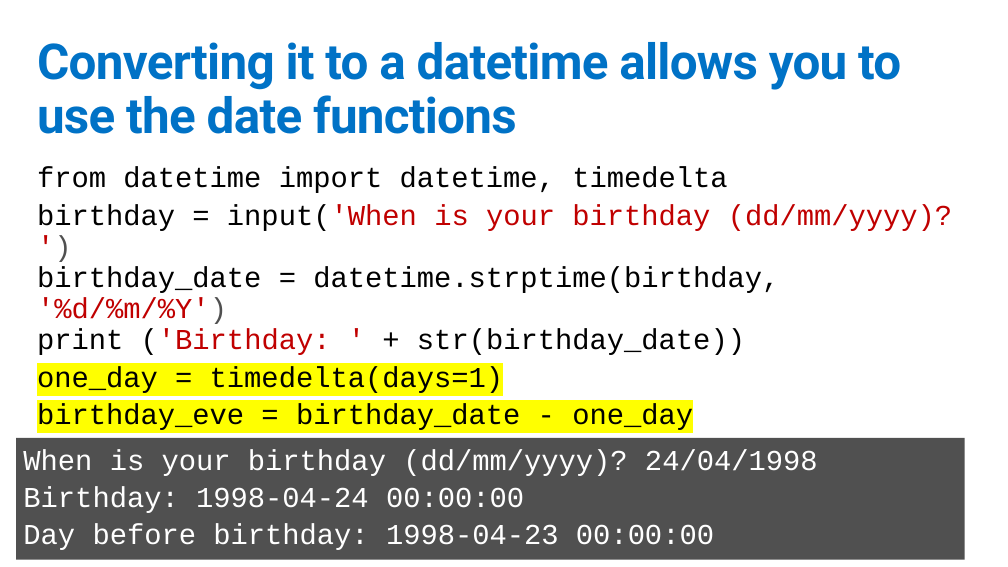
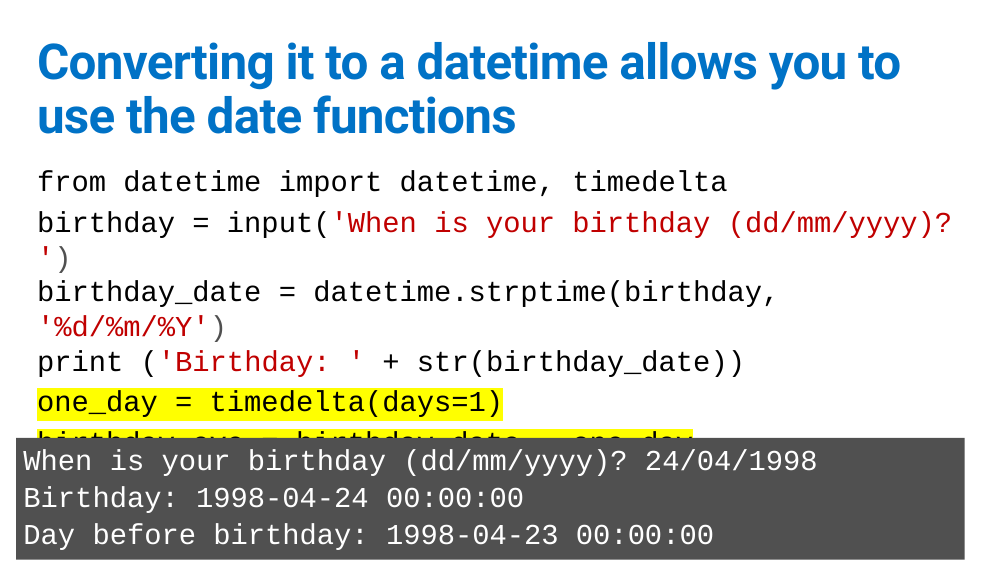
Before and after one commit to GeekTrainer/python-getting-started, a slide deck: slide 6 of Slides/6 - Dates.pptx. Drawn at 1008x567 pixels with LibreOffice and Linux fonts; fonts in the diff are those of the drawing. Boxes give left, top, right and bottom in pixels: in the first picture for what was removed or moved away, otherwise in the second. Text is boxed around its words. In the diff, an @@ line names an element or a change of style, - is before the commit and + after.

```diff
--- a/Slides/6 - Dates.pptx
+++ b/Slides/6 - Dates.pptx
@@ text "from datetime import datetime, timedelta" at (x1=37, y1=171, x2=952, y2=476): line spacing 0.9 to 1 @@
```
Also in this commit, not shown: 2 other files.
